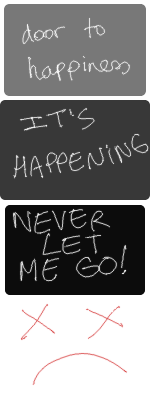
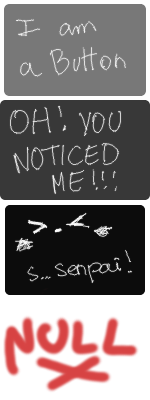
Layers edited between the first and the second 150 × 400 image:
hid "Layer #3" over 12, 17, 149, 386
showed "Layer #2", painted on it over 3, 18, 140, 393
